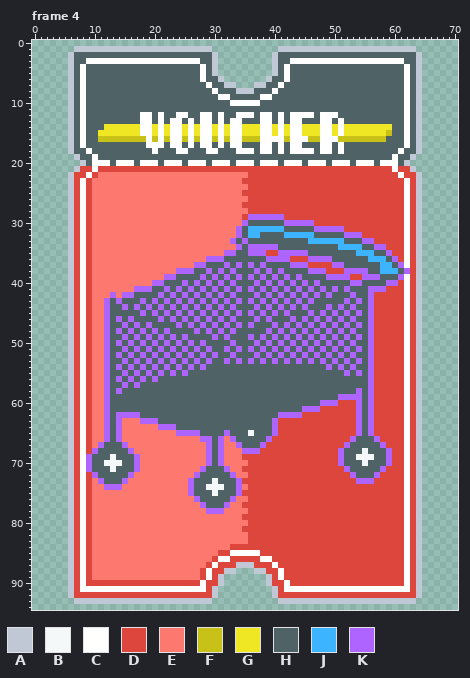
Two versions of one pixel-art file, art/aseprite/DuckVouchers.aseprite. Above, as it was before the edit.
71x95 pixels, 10 frames. Shown: frame 4.
Visible layers, top first: "Overlay", "Art", "Base".
Palette (. is transparent): A #c0c8d6  B #f5f8f9  C #ffffff  D #dd463c  E #fd7970  F #c8c118  G #efe723  H #4f6367  J #3cb4ff  K #ae65ff
Pixels before, frame 4 (only the part around the change), first column x 0:
17 ......AHCHHHHHHHHHHCCCHCCHCHCCHCHCCHHHCCHCHCCHHHCCHCHHHHHHHHHHCHA......
18 ......AHHCHHHHHHHHHHCHHHCCHHHCCHHHCCCHCCHCHCCCCHCCHCHHHHHHHHHCHHA......
19 .......AHHCHHHHHHHHHHHHHHHHHHHHHHHHHHHHHHHHHHHHHHHHHHHHHHHHHCHHA.......
20 ........AHCCCHCCCHCCCHCCCHCCCHCCCHCCCHCCCHCCCHCCCHCCCHCCCHCCCHA........
21 .......ADDCDDDDDDDDDDDDDDDDDDDDDDDDDDDDDDDDDDDDDDDDDDDDDDDDDCDDA.......
22 ......ADDCDEEEEEEEEEEEEEEEEEEEEEEEEEDDDDDDDDDDDDDDDDDDDDDDDDDCDDA......
23 ......ADCDEEEEEEEEEEEEEEEEEEEEEEEEEDDDDDDDDDDDDDDDDDDDDDDDDDDDCDA......
24 ......ADCDEEEEEEEEEEEEEEEEEEEEEEEEEEDDDDDDDDDDDDDDDDDDDDDDDDDDCDA......
25 ......ADCDEEEEEEEEEEEEEEEEEEEEEEEEEDDDDDDDDDDDDDDDDDDDDDDDDDDDCDA......
26 ......ADCDEEEEEEEEEEEEEEEEEEEEEEEEEEDDDDDDDDDDDDDDDDDDDDDDDDDDCDA......
27 ......ADCDEEEEEEEEEEEEEEEEEEEEEEEEEDDDDDDDDDDDDDDDDDDDDDDDDDDDCDA......
28 ......ADCDEEEEEEEEEEEEEEEEEEEEEEEEEEDDDDDDDDDDDDDDDDDDDDDDDDDDCDA......
29 ......ADCDEEEEEEEEEEEEEEEEEEEEEEEEEDKKKKKKDDDDDDDDDDDDDDDDDDDDCDA......
30 ......ADCDEEEEEEEEEEEEEEEEEEEEEEEEEKHHHHHHKKKKKDDDDDDDDDDDDDDDCDA......
31 ......ADCDEEEEEEEEEEEEEEEEEEEEEEEEKHJJJJJJHHHHHKKKKKDDDDDDDDDDCDA......
32 ......ADCDEEEEEEEEEEEEEEEEEEEEEEEEKHJJHHHHJJJJJHHHHHKKKDDDDDDDCDA......
33 ......ADCDEEEEEEEEEEEEEEEEEEEEEEEKHKHHHHHHHHHHJJJJJJHHHKKDDDDDCDA......
34 ......ADCDEEEEEEEEEEEEEEEEEEEEEEEEKHKKKKKHHHHHHHHHHJJJJHHKKDDDCDA......
35 ......ADCDEEEEEEEEEEEEEEEEEEEEEEKKHHKKKDDKKKKKHHHHHHHHJJJHHKDDCDA......
36 ......ADCDEEEEEEEEEEEEEEEEEEEKKKHHHHHHHKKKKDDDKKKKHHHHHHJJJHKDCDA......
37 ......ADCDEEEEEEEEEEEEEEEEEKKHHHKHKHKHKHHHHKKKDDDDKKHHHHHHJJHKCDA......
38 ......ADCDEEEEEEEEEEEEEEKKKHHKHKHKHHHKHKHKHHHHKKKDDDKKKKHHJJJHKDA......
39 ......ADCDEEEEEEEEEEEEKKHHHHKHKHKHKHKHKHKHKHKHHHHKKKKDDKKKHHHKCDA......
40 ......ADCDEEEEEEEEEEKKHHHKHKHKHKHKHHHKHKHKHKHKHKHHHHHKKHHHHKKDCDA......
41 ......ADCDEEEEEEEKKKHHKHKHKHKHKHKHKHKHKHKHKHKHKHKHKHKHHHKKKDDDCDA......
42 ......ADCDEEEKEKKHHHHKHKHKHKHKHKHKHHHKHKHKHKHKHKHKHHHKHHKDDDDDCDA......
43 ......ADCDEEKHKHHHKHKHKHKHKHKHKHKHKHKHKHKHKHKHKHHHHHKHKHKDDDDDCDA......
44 ......ADCDEEKHHKHKHKHKHKHKHKHKHKHKHHHKHKHKHKHKHHHKHKHKHHKDDDDDCDA......
45 ......ADCDEEKHHHHHKHKHKHKHKHKHKHKHKHKHKHKHKHHHKHKHKHKHKHKDDDDDCDA......
46 ......ADCDEEKHKHKHHHHKHKHKHKHKHKHKHHHKHKHHHKHKHKHKHKHKHHKDDDDDCDA......
47 ......ADCDEEKHHKHKHKHHHHKHKHKHKHKHKHKHHHKHKHKHKHKHKHKHKHKDDDDDCDA......
48 ......ADCDEEKHKHKHKHKHKHHHHKHKHKHKHHHHHKHKHKHKHKHKHKHKHHKDDDDDCDA......
49 ......ADCDEEKHHKHKHKHKHKHKHHHHKHKHHHKHKHKHKHKHKHKHKHKHKHKDDDDDCDA......
50 ......ADCDEEKHKHKHKHKHKHKHKHKHHHHKHHHKHKHKHKHKHKHKHKHKHHKDDDDDCDA......
51 ......ADCDEEKHHKHKHKHKHKHKHKHKHHKHKHKHKHKHKHKHKHKHKHKHKHKDDDDDCDA......
52 ......ADCDEEKHKHKHKHKHKHKHKHKHKHHKHHHKHKHKHKHKHKHKHKHKHHKDDDDDCDA......
53 ......ADCDEEKHHKHKHKHKHKHKHKHKHHKHKHKHKHKHKHKHKHKHKHKHKHKDDDDDCDA......
54 ......ADCDEEKHKHKHKHKHKHKHKHKHHHHHHHHHHHHHHHHHHHHKHKHKHHKDDDDDCDA......
55 ......ADCDEEKHHKHKHKHKHKHKHHHHHHHHHHHHHHHHHHHHHHHHHHKHKHKDDDDDCDA......
56 ......ADCDEEKHKHKHKHKHHHHHHHHHHHHHHHHHHHHHHHHHHHHHHHHHHHKDDDDDCDA......
57 ......ADCDEEKHHKHKHHHHHHHHHHHHHHHHHHHHHHHHHHHHHHHHHHHHHHKDDDDDCDA......
58 ......ADCDEEKHKHHHHHHHHHHHHHHHHHHHHHHHHHHHHHHHHHHHHHHHKHKDDDDDCDA......
59 ......ADCDEEKHHHHHHHHHHHHHHHHHHHHHHHHHHHHHHHHHHHHHHKKKKHKDDDDDCDA......
60 ......ADCDEEKHHHHHHHHHHHHHHHHHHHHHHHHHHHHHHHHHHHKKKDDDKHKDDDDDCDA......
61 ......ADCDEEKHHHHHHHHHHHHHHHHHHHHHHHHHHHHHHHHKKKDDDDDDKHKDDDDDCDA......
62 ......ADCDEEKHKKKKHHHHHHHHHHHHHHHHHHHHHHHKKKKDDDDDDDDDKHKDDDDDCDA......
63 ......ADCDEEKHKEEEKKKHHHHHHHHHHHHHHHHHHHKDDDDDDDDDDDDDKHKDDDDDCDA......
64 ......ADCDEEKHKEEEEEEKKKHHHHHHHHHHHHHHHHKDDDDDDDDDDDDDKHKDDDDDCDA......
65 ......ADCDEEKHKEEEEEEEEEKKKKHHHHKHHHBHHHKDDDDDDDDDDDDDKHKDDDDDCDA......
66 ......ADCDEEKHKEEEEEEEEEEEEEKKHKEKHHHHHKDDDDDDDDDDDDDKHHHKDDDDCDA......
67 ......ADCDEKHHHKEEEEEEEEEEEEEKHKEEKHHHKDDDDDDDDDDDDDKHHHHHKDDDCDA......
68 ......ADCDKHHHHHKEEEEEEEEEEEEKHKEEEKKKDDDDDDDDDDDDDKHHHBHHHKDDCDA......
69 ......ADCKHHHBHHHKEEEEEEEEEEEKHKEEEDDDDDDDDDDDDDDDDKHHBBBHHKDDCDA......
70 ......ADCKHHBBBHHKEEEEEEEEEEEKHKEEEEDDDDDDDDDDDDDDDKHHHBHHHKDDCDA......
71 ......ADCKHHHBHHHKEEEEEEEEEEKHHHKEEDDDDDDDDDDDDDDDDDKHHHHHKDDDCDA......
72 ......ADCDKHHHHHKEEEEEEEEEEKHHHHHKEEDDDDDDDDDDDDDDDDDKHHHKDDDDCDA......
73 ......ADCDEKHHHKEEEEEEEEEEKHHHBHHHKDDDDDDDDDDDDDDDDDDDKKKDDDDDCDA......
74 ......ADCDEEKKKEEEEEEEEEEEKHHBBBHHKEDDDDDDDDDDDDDDDDDDDDDDDDDDCDA......
75 ......ADCDEEEEEEEEEEEEEEEEKHHHBHHHKDDDDDDDDDDDDDDDDDDDDDDDDDDDCDA......
76 ......ADCDEEEEEEEEEEEEEEEEEKHHHHHKEEDDDDDDDDDDDDDDDDDDDDDDDDDDCDA......
77 ......ADCDEEEEEEEEEEEEEEEEEEKHHHKEEDDDDDDDDDDDDDDDDDDDDDDDDDDDCDA......
78 ......ADCDEEEEEEEEEEEEEEEEEEEKKKEEEEDDDDDDDDDDDDDDDDDDDDDDDDDDCDA......
79 ......ADCDEEEEEEEEEEEEEEEEEEEEEEEEEDDDDDDDDDDDDDDDDDDDDDDDDDDDCDA......
80 ......ADCDEEEEEEEEEEEEEEEEEEEEEEEEEEDDDDDDDDDDDDDDDDDDDDDDDDDDCDA......
81 ......ADCDEEEEEEEEEEEEEEEEEEEEEEEEEDDDDDDDDDDDDDDDDDDDDDDDDDDDCDA......
82 ......ADCDEEEEEEEEEEEEEEEEEEEEEEEEEEDDDDDDDDDDDDDDDDDDDDDDDDDDCDA......
83 ......ADCDEEEEEEEEEEEEEEEEEEEEEEEEEEDDDDDDDDDDDDDDDDDDDDDDDDDDCDA......
84 ......ADCDEEEEEEEEEEEEEEEEEEEEEEEDDDDDDDDDDDDDDDDDDDDDDDDDDDDDCDA......
85 ......ADCDEEEEEEEEEEEEEEEEEEEEEDDCCCCCDDDDDDDDDDDDDDDDDDDDDDDDCDA......
86 ......ADCDEEEEEEEEEEEEEEEEEEEEDCCDDDDDCCDDDDDDDDDDDDDDDDDDDDDDCDA......
87 ......ADCDEEEEEEEEEEEEEEEEEEEDCDDDAAADDDCDDDDDDDDDDDDDDDDDDDDDCDA......
88 ......ADCDEEEEEEEEEEEEEEEEEEDCDDAA...AADDCDDDDDDDDDDDDDDDDDDDDCDA......
After:
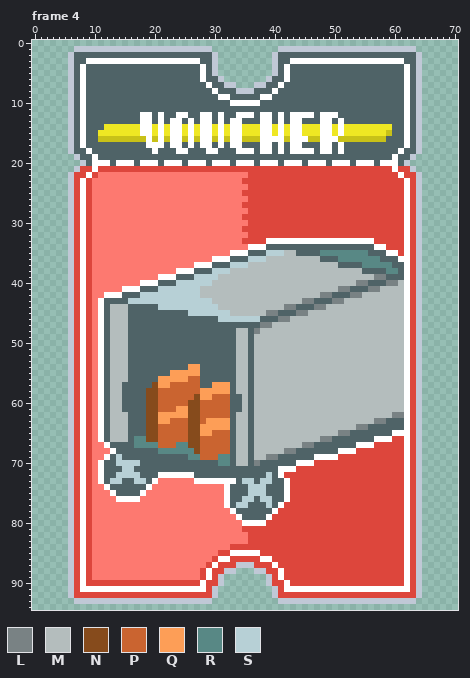
Colours new in this view: L #798284  M #b4bdbd  N #864b1c  P #ca6430  Q #fd9e57  R #588885  S #b7d0d6
The exact change:
Changed rows in their new state; - is an unchanged pixel.
Frame 4, layer "Art":
first column x 9:
29 ---------------------------DDDDDD---------------------
30 --------------------------EDDDDDDDDDDD----------------
31 -------------------------EDDDDDDDDDDDDDDDDD-----------
32 -------------------------EEDDDDDDDDDDDDDDDDDDD--------
33 ------------------------EEDDDDCCCCCCCCCCCCCCCCCC------
34 -------------------------EECCCHH----------HHHH--CC----
35 -----------------------ECCCHHHSSSMMHH--RRRRRRRRH--CC--
36 --------------------ECCC---SSSMMMMMMMMMHH-RRRRRRRH-HC-
37 ------------------CCC--HSSSMMMMMMMMMMMMMMMH---RRRRR-H-
38 ---------------CCC--HSSSMMMMMMMMMMMMMMMMMMMMMMH--HRR-C
39 ------------CCC---SSSSMMMMMMMMMMMMMMMMMMMMMMMMMMLL--H-
40 ---------CCCH--SSSSSSMMMMMMMMMMMMMMMMMMMMMMMMLL---LLM-
41 ------CCCHH-SSSSSSSMMMMMMMMMMMMMMMMMMMMMMMLL---LLMMMM-
42 ---CCCHH-SSSSSSSSSSMMMMMMMMMMMMMMMMMMMMLL---LLMMMMMMM-
43 --CH-H-SSSSSSSSSSSSSSMMMMMMMMMMMMMMMLL---LLMMMMMMMMMM-
44 --CHMMM-H-H-SSSSSSSSSSMMMMMMMMMMMLL-H-LLMMMMMMMMMMMMM-
45 --CHMMM--H-H-H-H-SSSSSSSMMMMMMLL-H-LLMMMMMMMMMMMMMMMM-
46 --CHMMMH----H-H-H-H-H-SSSSSSS-H-LLMMMMMMMMMMMMMMMMMMM-
47 --CHMMM-H-H----H-H-H-H-H-H-H-LLMMMMMMMMMMMMMMMMMMMMMM-
48 --CHMMMH-H-H-H----H-H-H-HMM-LMMMMMMMMMMMMMMMMMMMMMMMM-
49 --CHMMM-H-H-H-H-H----H-H-MMHMMMMMMMMMMMMMMMMMMMMMMMMM-
50 --CHMMMH-H-H-H-H-H-H----HMM-MMMMMMMMMMMMMMMMMMMMMMMMM-
51 --CHMMM-H-H-H-H-H-H-H--H-MMHMMMMMMMMMMMMMMMMMMMMMMMMM-
52 --CHMMMH-H-H-H-H-H-H-H--HMM-MMMMMMMMMMMMMMMMMMMMMMMMM-
53 --CHMMM-H-H-H-H-H-H-H--H-MMHMMMMMMMMMMMMMMMMMMMMMMMMM-
54 --CHMMMH-H-H-H-H-QQH-----MM-MMMMMMMMMMMMMMMMMMMMMMMMM-
55 --CHMMM-H-H-H-QQQQQ------MM-MMMMMMMMMMMMMMMMMMMMMMMMM-
56 --CHMMMH-H-HQQQQQPP------MM-MMMMMMMMMMMMMMMMMMMMMMMMM-
57 --CHMMH-H--NQQPPPPP--QQQ-MM-MMMMMMMMMMMMMMMMMMMMMMMMM-
58 --CHMM----NNPPPPPPPQQQQQ-MM-MMMMMMMMMMMMMMMMMMMMMMMMM-
59 --CHMM----NNPPPPPPNQQPPP--M-MMMMMMMMMMMMMMMMMMMMMMMMM-
60 --CHMM----NNPPPPPNNPPPPP--M-MMMMMMMMMMMMMMMMMMMMMMMMM-
61 --CHMM----NNPPPQQNNPPPPP--M-MMMMMMMMMMMMMMMMMMMMMMMMM-
62 --CHMMMHH-NNQQQQQNNPPPPP-MM-MMMMMMMMMMMMMMMMMMMMMMMLL-
63 --CHMMMHHHNNQQPPPNNPQQQQ-MM-MMMMMMMMMMMMMMMMMMMMLLHHH-
64 --CHMMMHHHNNPPPPPNNQQQQQ-MM-MMMMMMMMMMMMMMMMMLLHHHHHH-
65 --CHMMMHHHNNPPPPPNNQQPPP-MMHMMMMMMMMMMMMMMLLHH-HHHHCC-
66 --CHMMMHRRNNPPPPPNNPPPPPHMM-MMMMMMMMMMMLLHHHH---CCC---
67 --EC--HHRRRRPPPRRNNPPPPPHMM-MMMMMMMMLLHHHHHH-CCCDD----
68 -EEEC--HHHHHRRRRRRNPPPPPHMMHMMMMMLLHHHHHHHCCCDDDDDD---
69 DEECHS--HHHHHHHHHRRPPPRRHMMHMMLLHHHHHHCCCCDDDDDDDDD---
70 DECHHSSSSHHHHHHHHHHHH-RRHMMHLHHHHHHCCC----DDDDDDDDD---
71 DEC-H-SSHHHHHHHHHHHH---HHHHHHHHHCCC--------DDDDDDD----
72 -EC--SSSSHHHCCCCCCH-----HHHHHHSHC-----------DDDDD-----
73 --C-SSHHSSHC-----ECCCCCCCHSSHSSHHC-----------DDD------
74 ---CHHHHHHC------EEEEEEC-HHSSSHHHC--------------------
75 ----CHHHHC-------EEEEEEC-HHSSSHHHC--------------------
76 -----CCCC---------EEEEECHHSSHSSHHC--------------------
77 -------------------EEEECHSSHHHSHC---------------------
78 --------------------EEE-CHHHHHHC----------------------
79 -------------------------CHHHHC-----------------------
80 --------------------------CCCC------------------------
